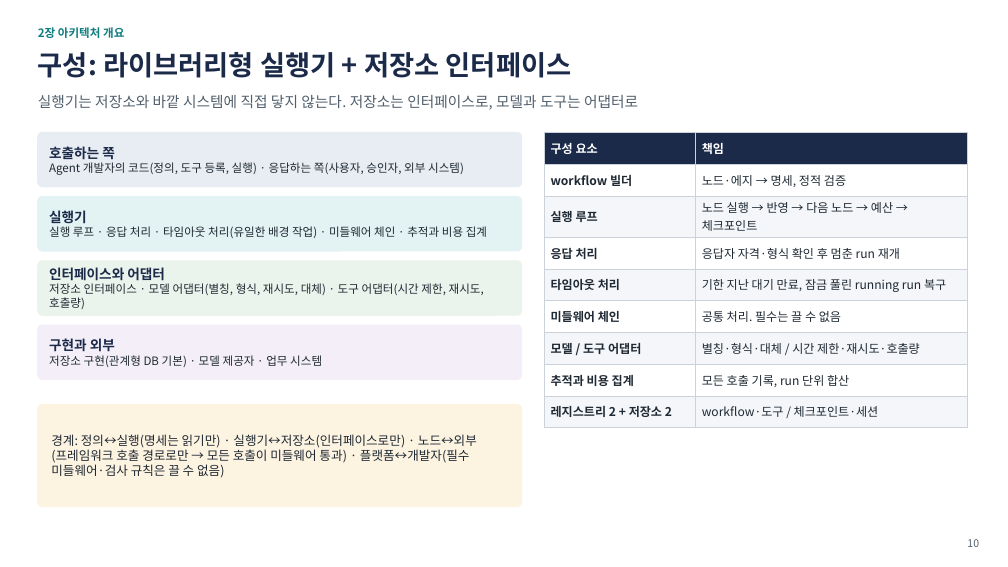
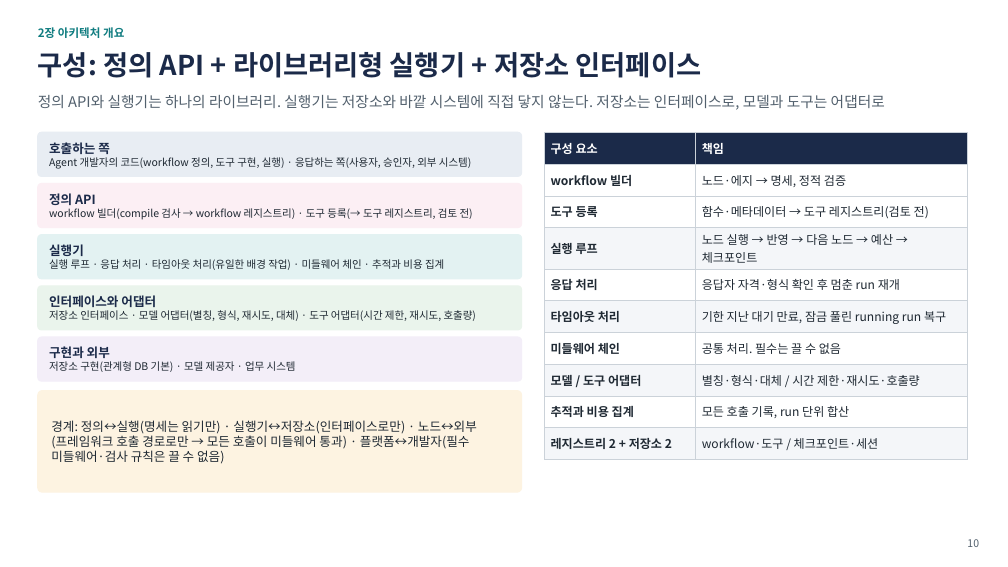
Before and after one commit to iwindfree/windfree-blog, a slide deck: slide 10 of public/files/ai-agent-workflow-framework/AI_Agent_Workflow_Framework_Summary.pptx. Drawn at 1008x567 pixels with LibreOffice and Linux fonts; fonts in the diff are those of the drawing. Boxes give left, top, right and bottom in pixels: in the first picture for what was removed or moved away, otherwise in the second. Text is boxed around its words. In the diff, an @@ line names an element or a change of style, - is before the commit and + after.

```diff
--- a/public/files/ai-agent-workflow-framework/AI_Agent_Workflow_Framework_Summary.pptx
+++ b/public/files/ai-agent-workflow-framework/AI_Agent_Workflow_Framework_Summary.pptx
@@ text at (38,52,702,78): text changed @@
-구성: 라이브러리형 실행기 + 저장소 인터페이스
+구성: 정의 API + 라이브러리형 실행기 + 저장소 인터페이스
@@ text at (38,95,885,110): text changed @@
-실행기는 저장소와 바깥 시스템에 직접 닿지 않는다. 저장소는 인터페이스로, 모델과 도구는 어댑터로
+정의 API와 실행기는 하나의 라이브러리. 실행기는 저장소와 바깥 시스템에 직접 닿지 않는다. 저장소는 인터페이스로, 모델과 도구는 어댑터로
@@ rounded rectangle: place and size @@
-rounded rectangle at (38,132,522,187)
+rounded rectangle at (38,132,522,176)
@@ text at (49,142,110,154): size 13 to 12 pt in "호출하는 쪽" @@
@@ table at (544,132,968,453) @@
+row 3: 도구 등록 | 함수·메타데이터 → 도구 레지스트리(검토 전)
@@ text at (49,157,471,169): text changed; size 11 to 10 pt @@
-Agent 개발자의 코드(정의, 도구 등록, 실행) · 응답하는 쪽(사용자, 승인자, 외부 시스템)
+Agent 개발자의 코드(workflow 정의, 도구 구현, 실행) · 응답하는 쪽(사용자, 승인자, 외부 시스템)
@@ rounded rectangle added at (38,184,522,228), fill #FCEFF4, outline #FCEFF4 1 pt @@
@@ text added at (49,208,473,220), 10 pt, text #1F2933 @@
+정의 API
+workflow 빌더(compile 검사 → workflow 레지스트리) · 도구 등록(→ 도구 레지스트리, 검토 전)
@@ rounded rectangle: place and size @@
-rounded rectangle at (38,197,522,251)
+rounded rectangle at (38,234,522,278)
@@ text "실행기": place and size @@
-text "실행기" at (49,210,487,238)
+text "실행기" at (49,244,444,270)
@@ text "실행기" at (49,244,444,270): size 13 to 12 pt in "실행기"; size 11 to 10 pt @@
@@ rounded rectangle: place and size @@
-rounded rectangle at (38,261,522,315)
+rounded rectangle at (38,286,522,330)
@@ text "인터페이스와 어댑터": place and size @@
-text "인터페이스와 어댑터" at (49,283,484,309)
+text "인터페이스와 어댑터" at (49,310,476,321)
@@ text "인터페이스와 어댑터" at (49,310,476,321): size 13 to 12 pt in "인터페이스와 어댑터"; size 11 to 10 pt in "저장소 인터페이스 · 모델 어댑터(별칭, 형식, 재시도, ..." @@
@@ rounded rectangle: place and size @@
-rounded rectangle at (38,325,522,380)
+rounded rectangle at (38,337,522,381)
@@ text "구현과 외부": place and size @@
-text "구현과 외부" at (49,338,322,367)
+text "구현과 외부" at (49,346,296,372)
@@ text "구현과 외부" at (49,346,296,372): size 13 to 12 pt in "구현과 외부"; size 11 to 10 pt in "저장소 구현(관계형 DB 기본) · 모델 제공자 ..." @@
@@ rounded rectangle: place and size @@
-rounded rectangle at (38,405,522,507)
+rounded rectangle at (38,391,522,492)
@@ text "경계: 정의↔실행(명세는 읽기만) · 실행기↔저장소(인터페이스로만) ...": place and size @@
-text "경계: 정의↔실행(명세는 읽기만) · 실행기↔저장소(인터페이스로만) ..." at (51,434,477,478)
+text "경계: 정의↔실행(명세는 읽기만) · 실행기↔저장소(인터페이스로만) ..." at (51,420,477,464)
```
Also in this commit, not shown: 1 other slide changed.
